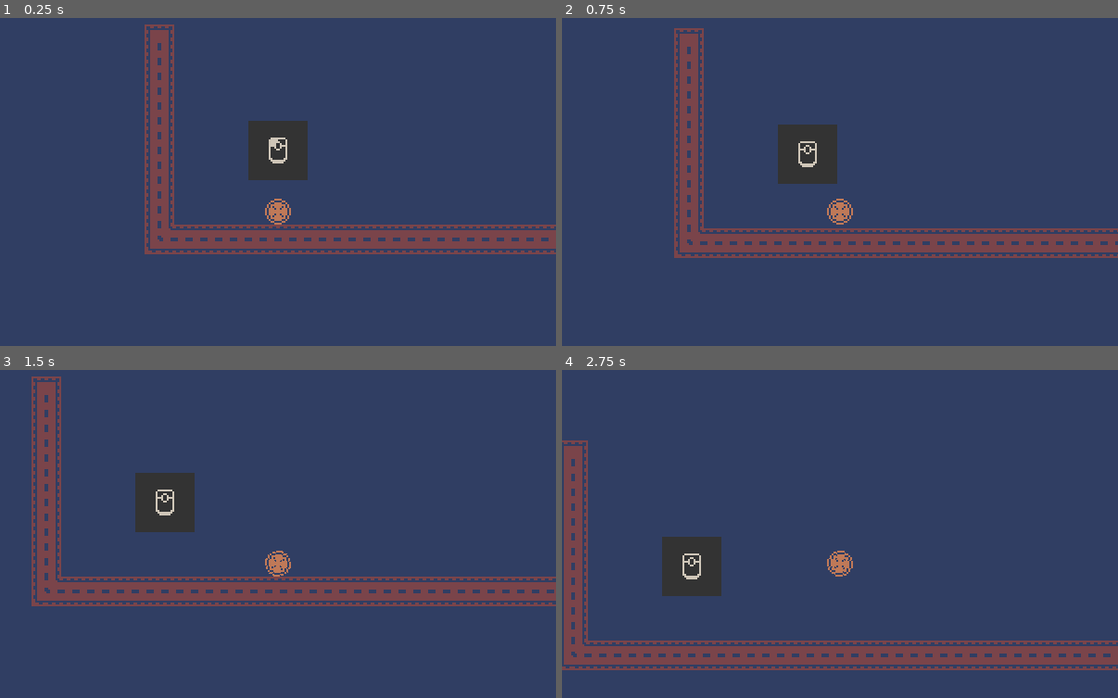
Above: before the commit, frames 1-4 (two rows, left to right).
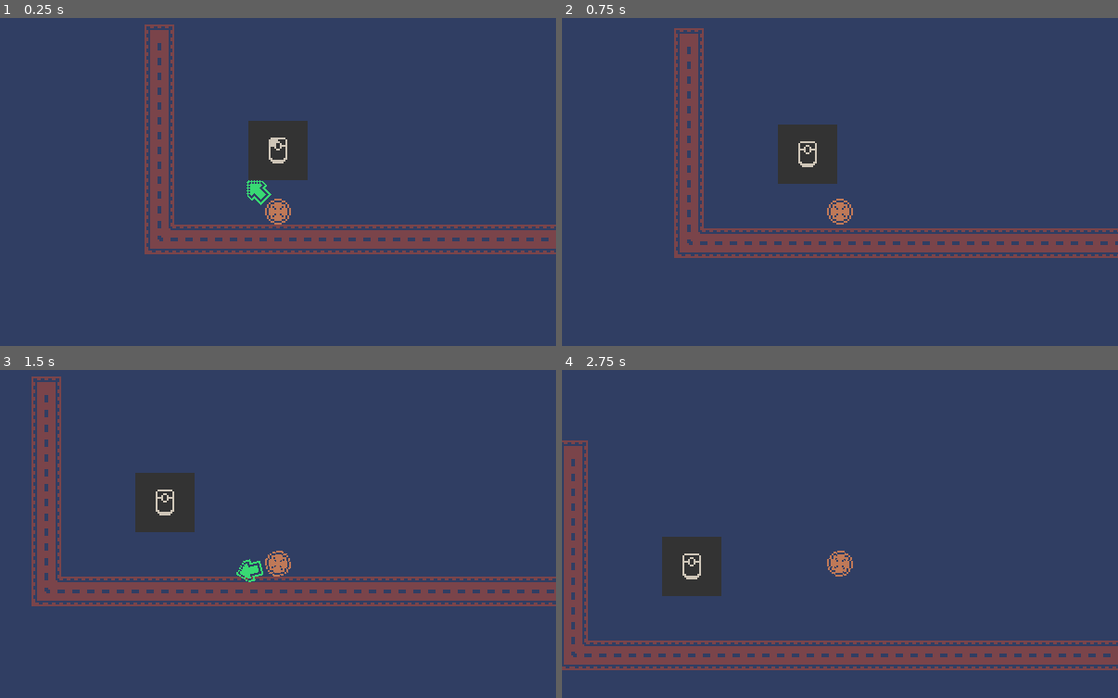
Above: after the commit, the same moments.

Repository: AmossGuy/jumphouse
Game: Godot game, scene res://main.tscn
Two runs of this game, one before a commit and one after it. Both use one fixed random seed, a clock stepped at 60 frames per second and the inputs below.
Inputs (mouse positions are in pixels of both pictures, inside the frame that each line leads up to):
- Up to frame 1 (0.25 s): no input
- Up to frame 2 (0.75 s): tap Enter at 0.5 s; move the mouse to (962, 185) at 0.52 s; press the mouse at (962, 185) at 0.53 s
- Up to frame 3 (1.5 s): move the mouse to (166, 593) at 1.27 s; release the mouse at (166, 593) at 1.28 s; click (166, 593) at 1.35 s
- Up to frame 4 (2.75 s): move the mouse to (895, 442) at 2.02 s; press the mouse at (895, 442) at 2.03 s

The runs differ from the first frame. In frame 1, 0.2% of the frame differs, in the area x 44-49%, y 49-58%; in frame 2, nothing differs; in frame 3, 0.2%; in frame 4, nothing differs.

Commit message:
implement arrow

Diff:
--- a/main.tscn
+++ b/main.tscn
@@ -33,7 +33,7 @@
 tile_set = ExtResource( 3 )
 cell_size = Vector2( 16, 16 )
 format = 1
-tile_data = PoolIntArray( -1245129, 536870912, 131084, -1179 …(167 unchanged characters)… 080, -786377, 1073741824, 131080, -720853, -536870912, 131080, -720852, -5368709 …(2584 unchanged characters)…
+tile_data = PoolIntArray( -1245129, 536870912, 131084, -1179 …(167 unchanged characters)… 080, -786377, 1073741824, 131080, -720854, -2147483648, 131084, -720853, -536870912, 131080, -720852, -5368709 …(2584 unchanged characters)…
 
 [node name="ColorRect" type="ColorRect" parent="."]
 margin_left = -40.0
--- a/objects/ball.gd
+++ b/objects/ball.gd
@@ -9,8 +9,21 @@
 var on_floor := false
 var special_launch := false
 
-func update_arrows(count: int, dir: float):
+func update_arrows(count: int, angle: float):
 	var arrows := [$arrow1, $arrow2, $arrow3]
+
+	for i in range(arrows.size()):
+		arrows[i].visible = i < count
+		arrows[i].global_rotation = angle
+		arrows[i].global_position = global_position \
+			+ get_local_mouse_position().rotated(rotation) \
+			.normalized() * 16 * (i+1)
+
+func _process(delta):
+	update_arrows(
+		1 if (on_floor or special_launch) else 0,
+		get_local_mouse_position().rotated(rotation).angle()
+	)
 
 func _input(event):
 	if event.is_action_pressed("launch") and (on_floor or special_launch):
--- a/objects/ball.tscn
+++ b/objects/ball.tscn
@@ -31,18 +31,18 @@
 texture = ExtResource( 1 )
 vframes = 22
 hframes = 48
-frame = 1036
+frame = 1037
 
 [node name="arrow2" type="Sprite" parent="."]
 visible = false
 texture = ExtResource( 1 )
 vframes = 22
 hframes = 48
-frame = 1036
+frame = 1037
 
 [node name="arrow3" type="Sprite" parent="."]
 visible = false
 texture = ExtResource( 1 )
 vframes = 22
 hframes = 48
-frame = 1036
+frame = 1037
